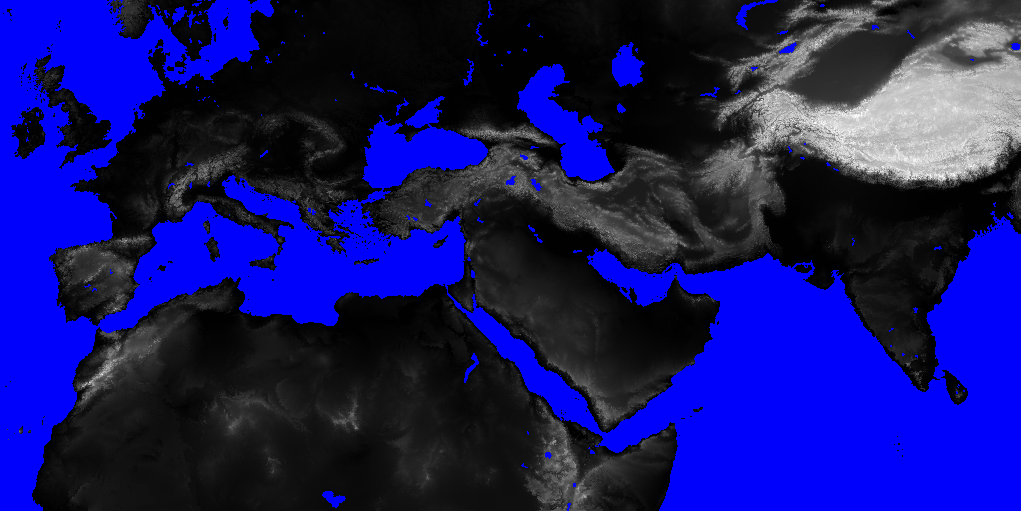
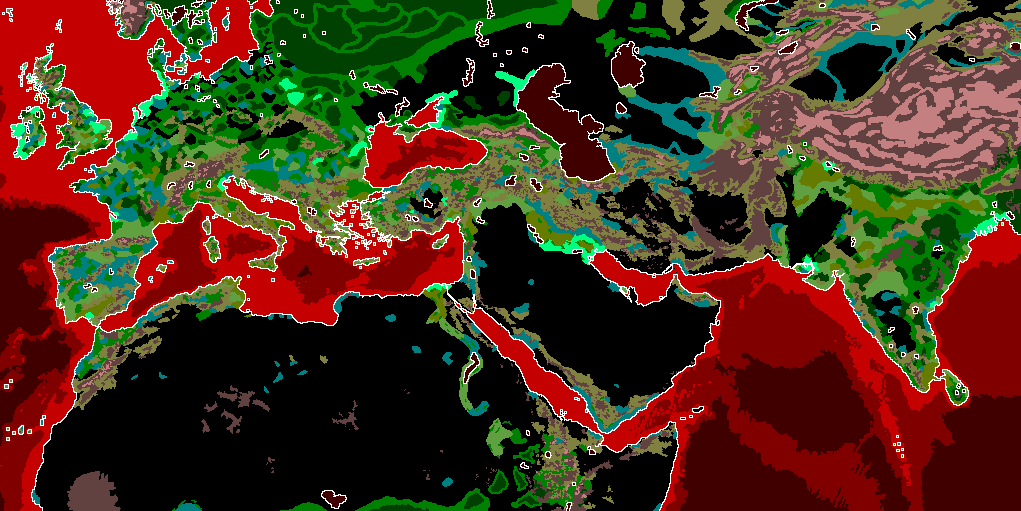
Layers edited between the first and the second 1021px x 511px image:
hid "map_heights", painted on it over 0, 0, 1021, 511
painted on "map_ground_types" over 4, 355, 270, 511
showed "map_climates", painted on it over 0, 0, 1021, 511
